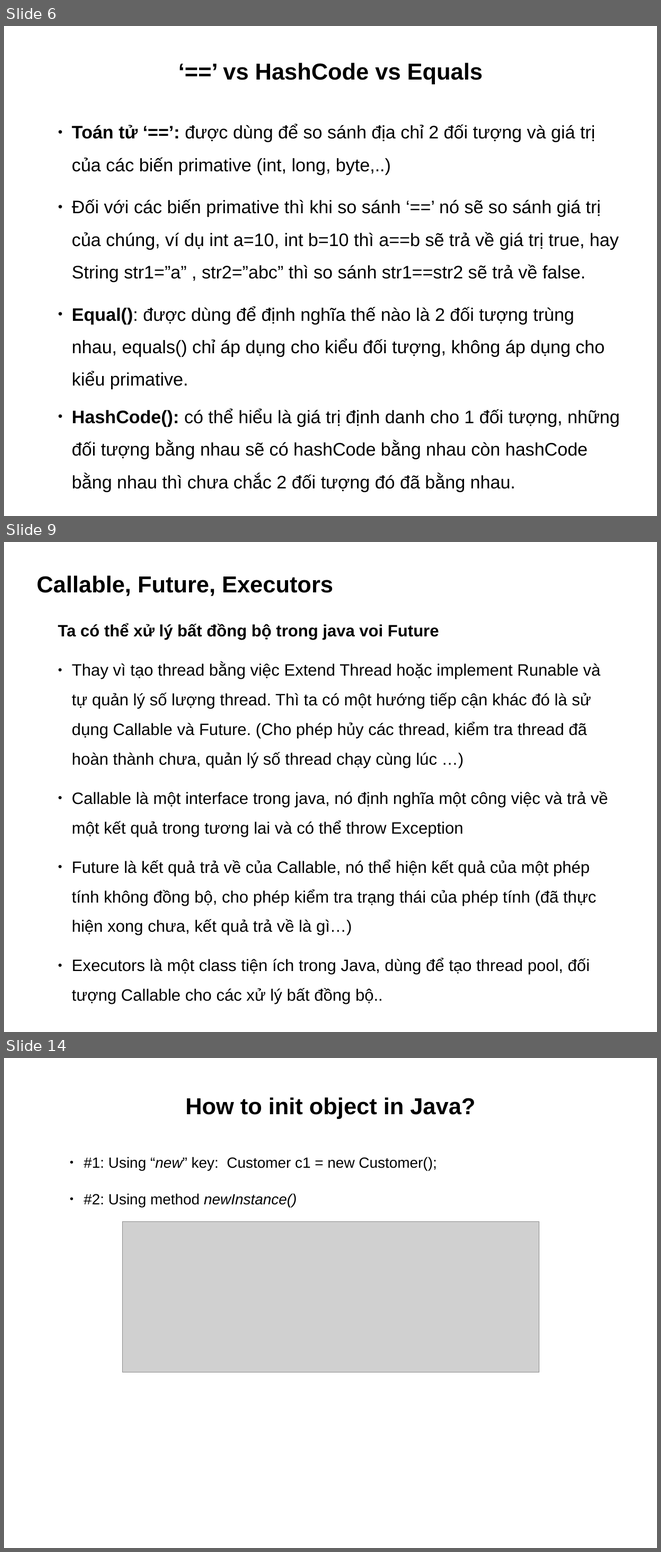
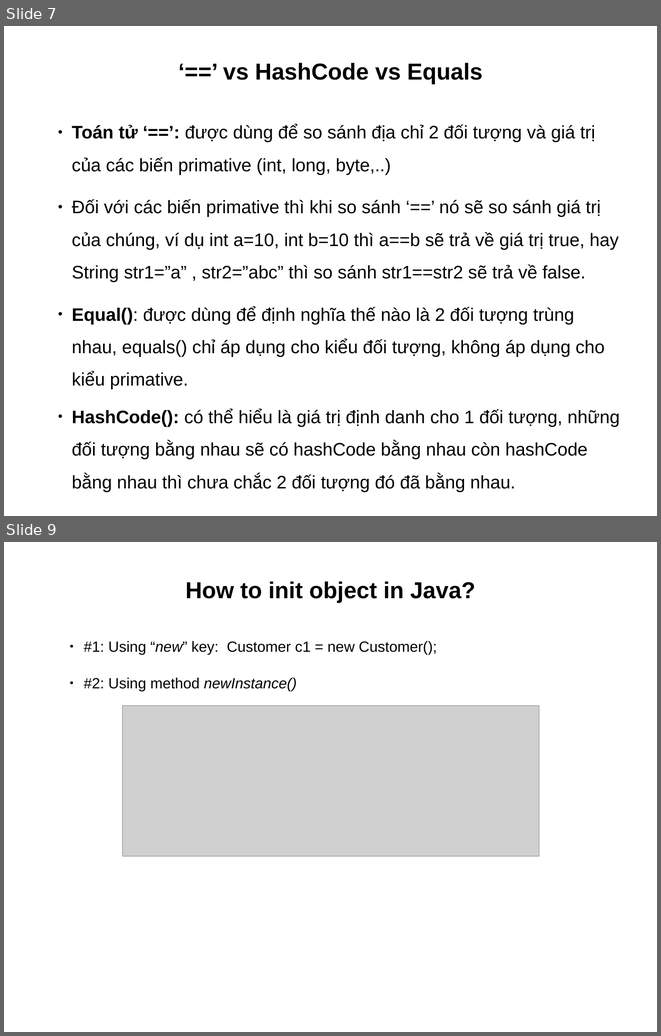
Before and after one commit to truongphan/documents, a slide deck: JavaCore.pptx. Shown one above the other, each under a label of ours: slides 6, 9 and 14 before the commit, slides 7 and 9 after it; the slides between them are not shown. The pictures are 661x1552 and 661x1036 pixels, drawn with LibreOffice and Linux fonts; fonts in the diff are those of the drawing; grey boxes stand for pictures. Boxes give left, top, right and bottom in pixels: in the first picture for what was removed or moved away, otherwise in the second. Text is boxed around its words. In the diff, an @@ line names an element or a change of style, - is before the commit and + after.

```diff
--- a/JavaCore.pptx
+++ b/JavaCore.pptx
@@ slide 9 removed at (4,542,657,1032), background #FFFFFF @@
@@ text removed at (37,575,333,596) @@
-Callable, Future, Executors
@@ text removed at (58,624,608,1004) @@
-Ta có thể xử lý bất đồng bộ trong java voi Future
-● Thay vì tạo thread bằng việc Extend Thread hoặc implement Runable và tự quản lý số lượng thread. Thì ta có một hướng tiếp cận khác đó là sử dụng Callable và Future. (Cho phép hủy các thread, kiểm tra thread đã hoàn thành chưa, quản lý số thread chạy cùng lúc …)
-● Callable là một interface trong java, nó định nghĩa một công việc và trả về một kết quả trong tương lai và có thể throw Exception
-● Future là kết quả trả về của Callable, nó thể hiện kết quả của một phép tính không đồng bộ, cho phép kiểm tra trạng thái của phép tính (đã thực hiện xong chưa, kết quả trả về là gì…)
-● Executors là một class tiện ích trong Java, dùng để tạo thread pool, đối tượng Callable cho các xử lý bất đồng bộ..
@@ what was slide 6 is now slide 7 @@
@@ what was slide 14 is now slide 9 @@
```
Also in this commit, not shown: 2 slides changed, 2 slides added, 6 other slides removed, 3 other files.
